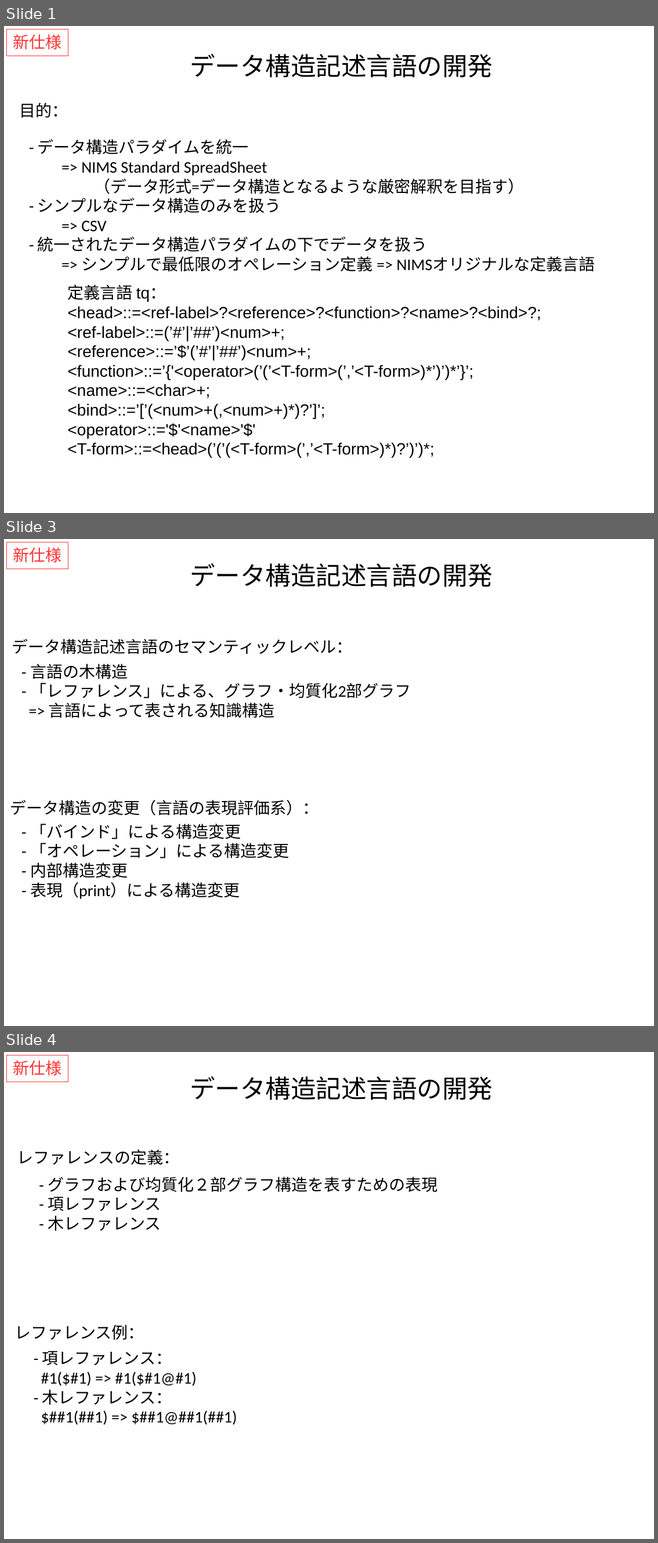
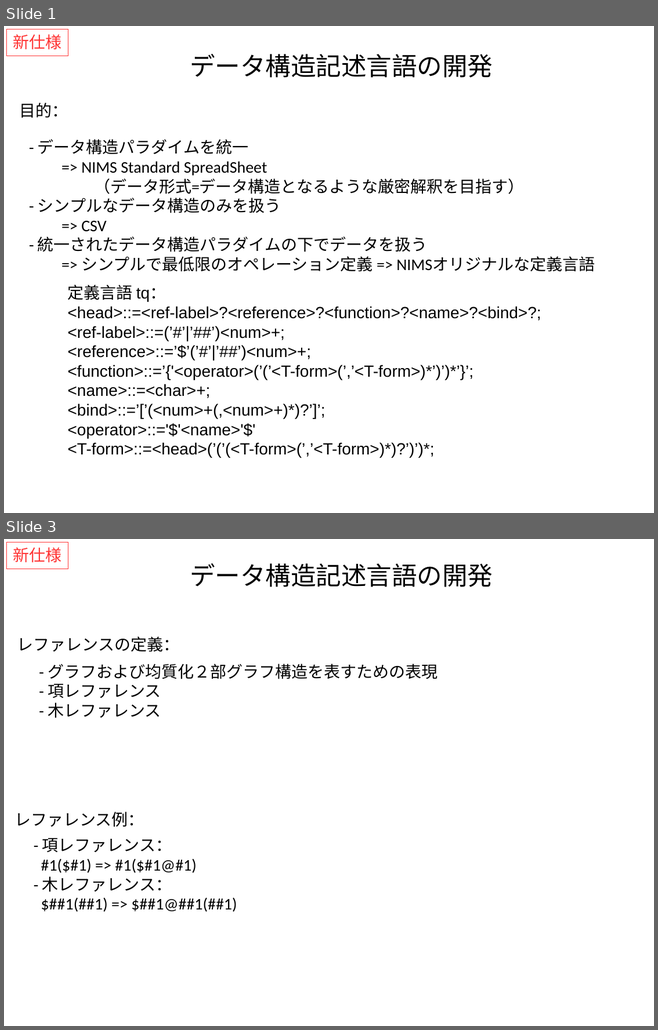
Before and after one commit to kouamano/RECURSIVE-SYSTEM, a slide deck: Document/tq_op_example.pptx. Shown one above the other, each under a label of ours: slides 1, 3 and 4 before the commit, slides 1 and 3 after it; the slides between them are not shown. The pictures are 658x1543 and 658x1030 pixels, drawn with LibreOffice and Linux fonts; fonts in the diff are those of the drawing. Boxes give left, top, right and bottom in pixels: in the first picture for what was removed or moved away, otherwise in the second. Text is boxed around its words. In the diff, an @@ line names an element or a change of style, - is before the commit and + after.

```diff
--- a/Document/tq_op_example.pptx
+++ b/Document/tq_op_example.pptx
@@ slide 3 removed at (4, 539, 654, 1026), background #FFFFFF @@
@@ rectangle removed at (6, 542, 68, 570) @@
-新仕様
@@ text removed at (190, 563, 492, 587) @@
-データ構造記述言語の開発
@@ text removed at (12, 639, 352, 654) @@
-データ構造記述言語のセマンティックレベル：
@@ text removed at (30, 664, 411, 718) @@
-- 言語の木構造
-- 「レファレンス」による、グラフ・均質化2部グラフ
-=> 言語によって表される知識構造
@@ text removed at (10, 800, 319, 816) @@
-データ構造の変更（言語の表現評価系）：
@@ text removed at (30, 824, 289, 899) @@
-- 「バインド」による構造変更
-- 「オペレーション」による構造変更
-- 内部構造変更
-- 表現（print）による構造変更
@@ what was slide 4 is now slide 3 @@
```
Also in this commit, not shown: 1 slide changed, 1 slide added, 7 other slides removed, 1 other file.
